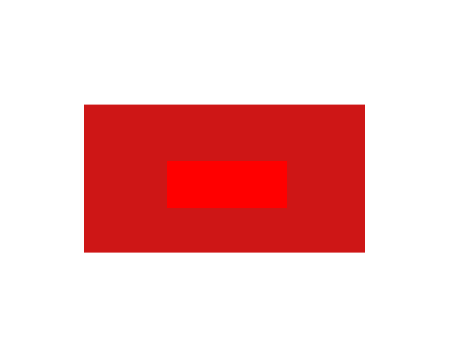
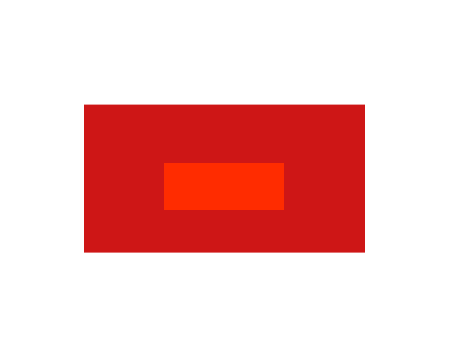
Layer changes from the first w=454, h=340 image to the second:
painted on "FillLayer" over [164, 161, 287, 210]
